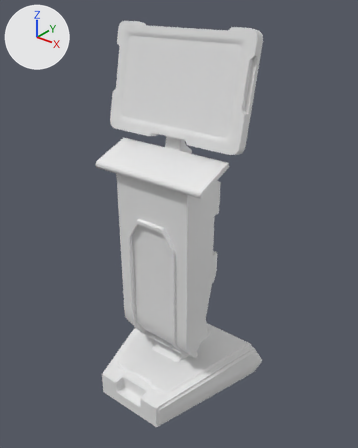
A saved change to the FBX model Assets/Gameplay/World/Checkpoint/Models/Terminal.fbx.
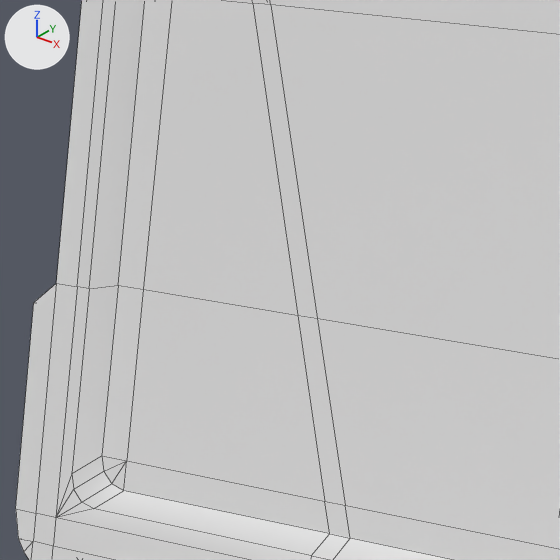
The first picture shows the older version from a 50 mm lens placed at (2.88, -3.33, 4.12), pointed at (0.08, 0.18, 1.94). The close-ups show the older and then the newer version on the part from 30% to 51% of the width and 11% to 28% of the height of that picture. Only the edits that show in the close-ups are written down. The lights are fixed; the arrows at upper left show +X, +Y and +Z. The close-ups show mesh edges as thin lines. Where no turn or scale is listed for an object, it has been applied to the vertices.

Names of what the first close-up shows: 'Terminal_low'.
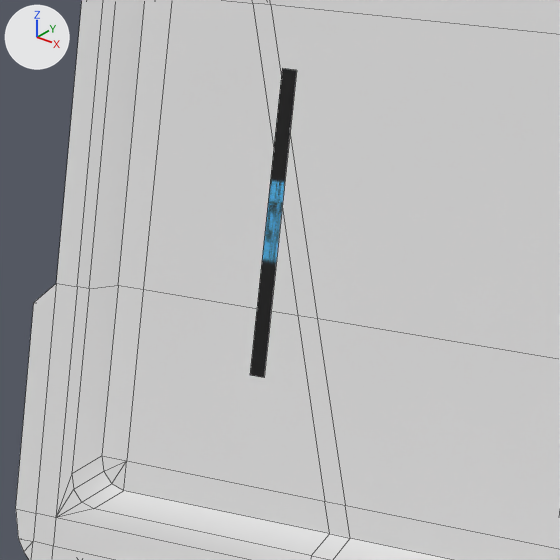
Where the change shows, as pixel boxes (x1, y1, x2, y2) in the close-ups (560 x 560 px):
'Terminal_Text', added
    after: (250, 68, 297, 378)

The edits, one by one:
Picture 'AccessGranted.png' (img_accessgranted_png) is new.
Material 'Text' (mat_text) is new.
Its texture is img_accessgranted_png.
Mesh me_cube_003 is new.
It has 4 vertices, 1 face and spans x -0.011..0.011, y -0.031..0.038, z -0.149..0.182.
It uses material mat_text (picture img_accessgranted_png).
Object 'Terminal_Text' (ob_terminal_text) is new; it shows me_cube_003.
Its location is (0.0, -0.179, 3.367).
